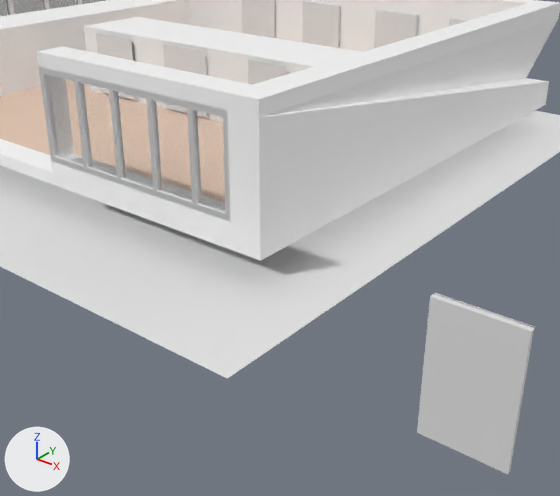
Two versions of the Blender file grafkom.blend, one commit apart.
Both versions are drawn from a camera (50 mm lens) standing at (25.0, -20.85, 9.08) and looking at (18.61, -12.86, 4.13). The axes (+X, +Y, +Z) are drawn at lower left. The lights are the same throughout.
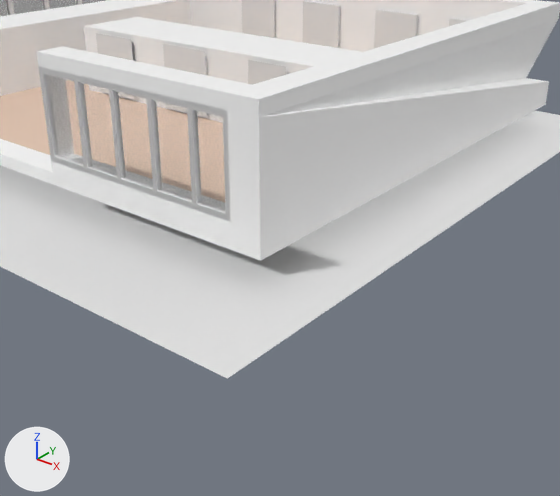
Where the change shows, as pixel boxes (x1, y1, x2, y2) in the pictures (560 x 496 px):
'Cube.013', hidden: before (417, 293, 535, 474)

The change, as a list of edits to the scene's bpy script:
```text
Change ob_cube_013:
    add ob_cube_013.hide_set(True)
```
